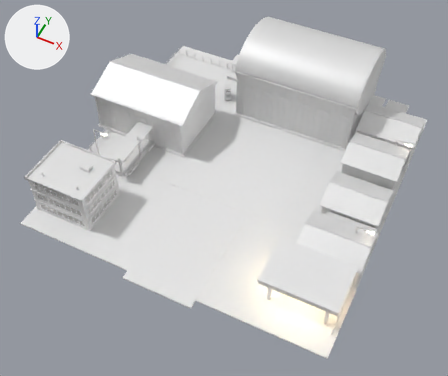
The FBX model Assets/Art/KayseriIsland/Models/Copper/Phase3/Market_P3.fbx, before and after one commit.
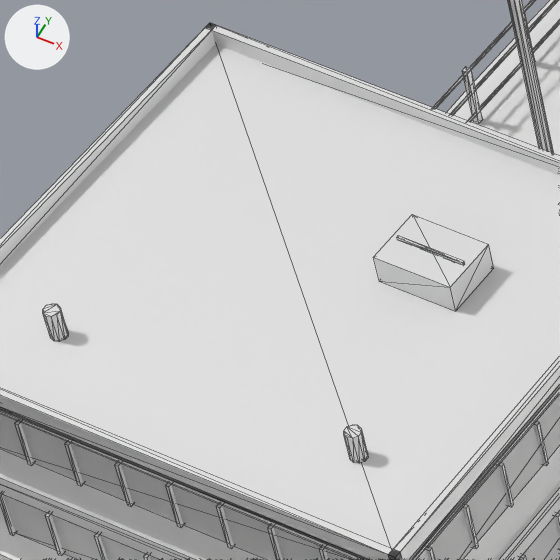
There are two pictures of each version: one whole from a 50 mm camera at (42.7, 34.3, 113.1) aimed at (0.4, 119.0, 7.1), one close up on the part from 8% to 22% of the width and 36% to 53% of the height. Arrows for +X, +Y and +Z are at upper left; the lights stay in place. The last two pictures show the newer version. The close-ups show mesh edges as thin lines. Where no turn or scale is listed for an object, it has been applied to the vertices. Vertices at exactly the same position are counted once.

In view in the first close-up: 'Market.Fence', 'Market.Lamp3', 'Market.Office', 'Market.Pad'.
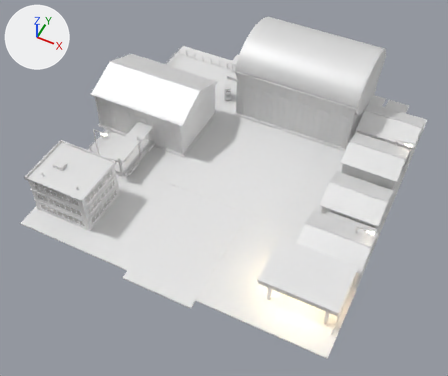
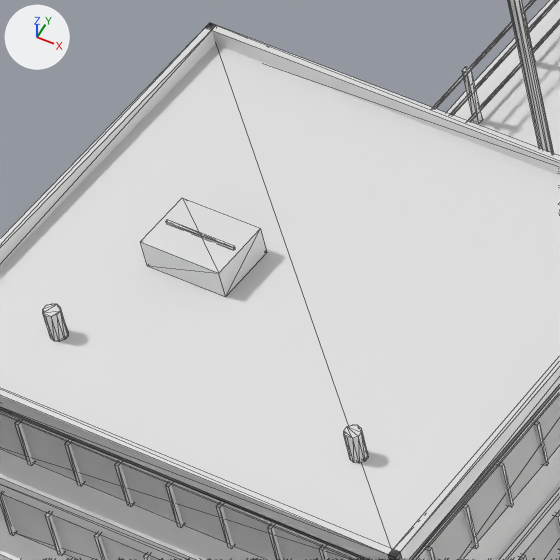
Changed parts and their boxes [x1, y1, x2, y2] in the close-ups (560 x 560 px; the box of a moved part takes in the faces that stretch with it):
part 1 of me_market_office_001, moved or reshaped: before [373, 215, 494, 311]; after [141, 198, 267, 297]
part 2 of me_market_office_001, moved or reshaped: before [397, 235, 465, 264]; after [166, 219, 235, 249]

The change, as a diff of the scene's bpy script:
```diff
--- a/Assets/Art/KayseriIsland/Models/Copper/Phase3/Market_P3.fbx.py
+++ b/Assets/Art/KayseriIsland/Models/Copper/Phase3/Market_P3.fbx.py
@@ me_market_office_001 @@
 me_market_office_001.from_pydata(...)  # 560 vertices, 864 faces; spans x -7.4..7.4, y -6.4..7.5, z 0.0..11.23
 # used by ob_market_office; location = (-28.0, 102.0, 5.3)
+# me_market_office_001 part 1: the loose piece of 8 vertices spanning x 1.49..3.76, y 1.15..2.79, z 10.32..11.18 is scaled about its middle by (1.04, 1.04, 1), then moved by (-5.38, -2.1, 0.0)
+# me_market_office_001 part 2: the loose piece of 8 vertices spanning x 1.65..3.6, y 1.93..2.0, z 11.16..11.23 is scaled about its middle by (1.04, 1, 1), then moved by (-5.38, -2.1, 0.0)
 me_market_office_001.materials.append(mat_offwhite)
```
